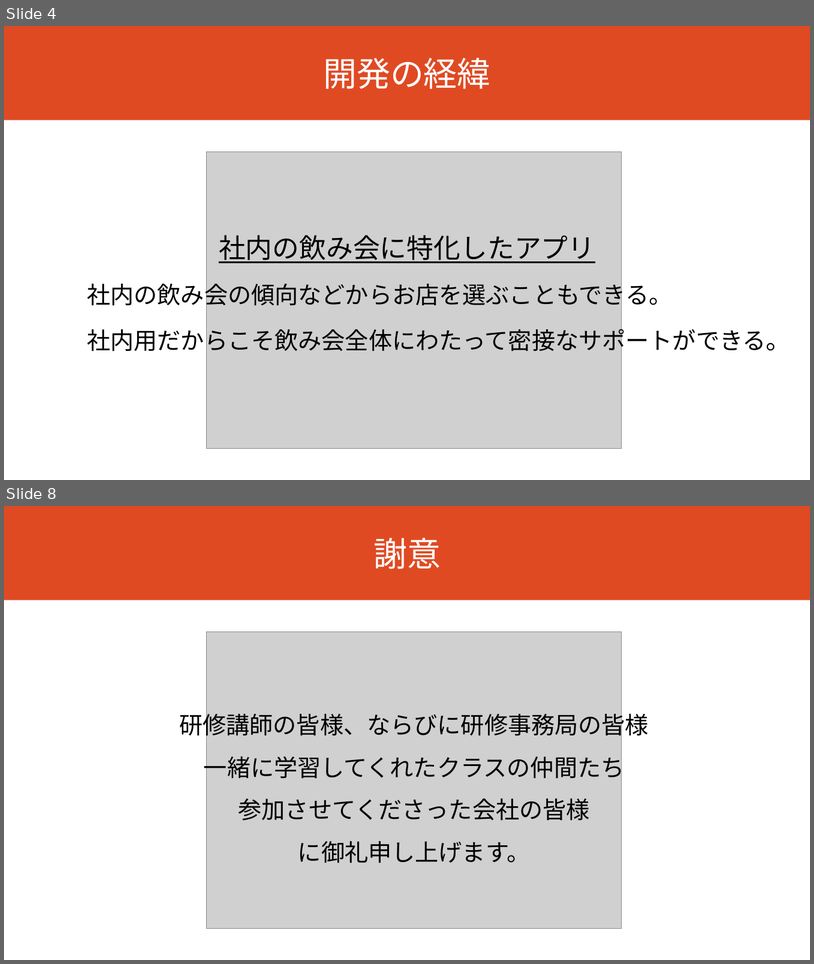
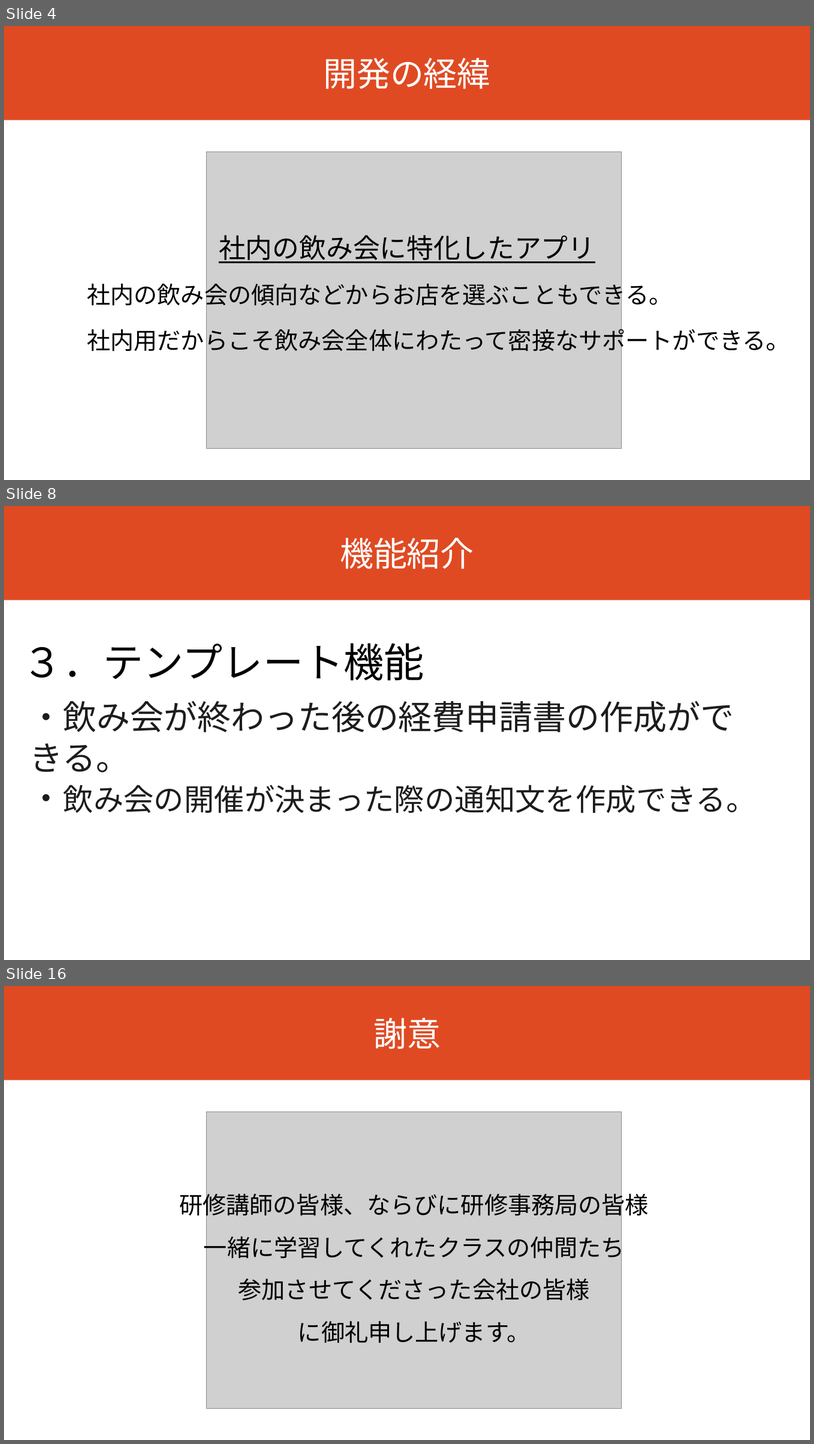
Before and after one commit to dojo2023/B-3, a slide deck: doc/B3_発表資料.pptx. Shown one above the other, each under a label of ours: slides 4 and 8 before the commit, slides 4, 8 and 16 after it; the slides between them are not shown. The pictures are 814x964 and 814x1444 pixels, drawn with LibreOffice and Linux fonts; fonts in the diff are those of the drawing; grey boxes stand for pictures. Boxes give left, top, right and bottom in pixels: in the first picture for what was removed or moved away, otherwise in the second. Text is boxed around its words. In the diff, an @@ line names an element or a change of style, - is before the commit and + after.

```diff
--- a/doc/B3_発表資料.pptx
+++ b/doc/B3_発表資料.pptx
@@ slide 8 added at (4, 506, 810, 960), background #FFFFFF @@
@@ rectangle added at (4, 506, 810, 600), fill #DF4A23, 40 pt, text #FFFFFF @@
+機能紹介
@@ text added at (23, 643, 425, 681), 48 pt, text #000000 @@
+３．テンプレート機能
@@ text added at (30, 700, 757, 813), 40 pt, text #1D1C1D @@
+・飲み会が終わった後の経費申請書の作成ができる。
+・飲み会の開催が決まった際の通知文を作成できる。
@@ what was slide 8 is now slide 16 @@
```
Also in this commit, not shown: 3 slides changed, 7 other slides added.
